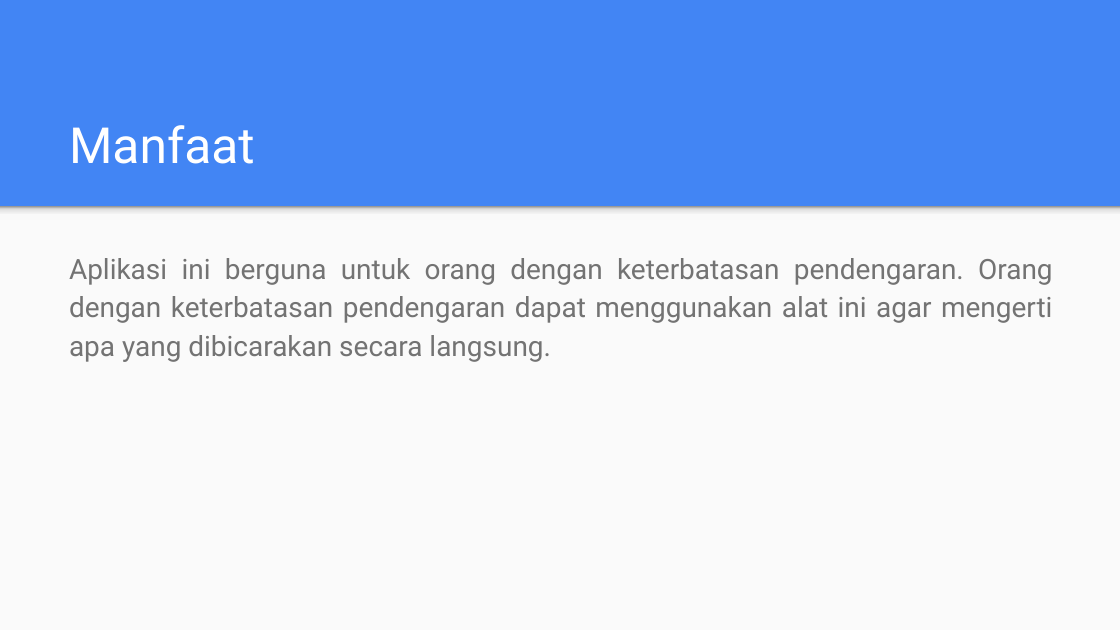
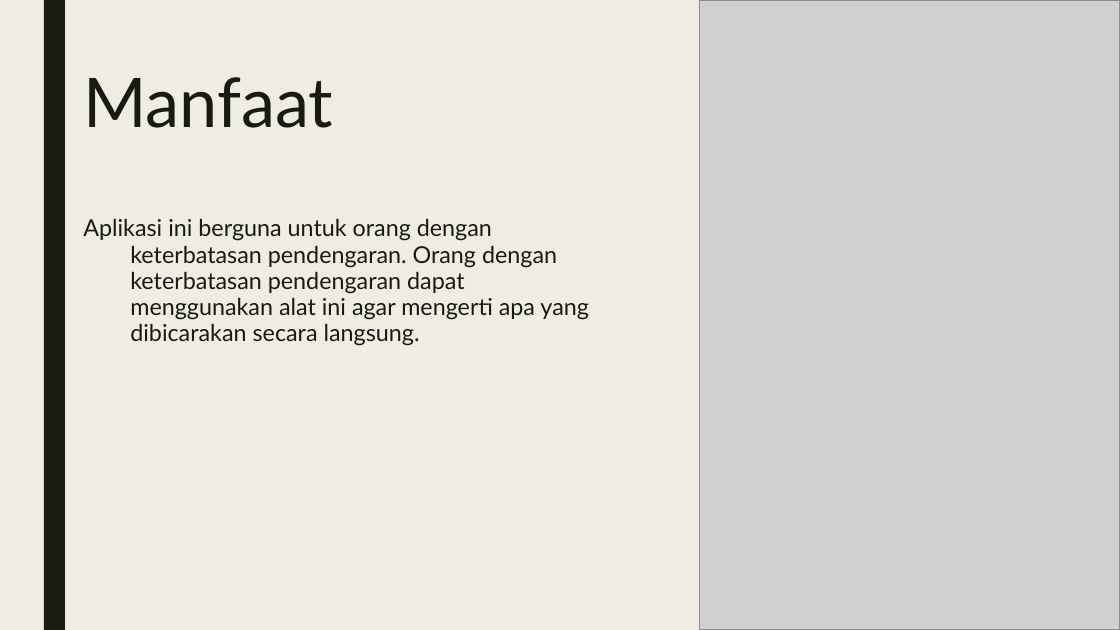
Before and after one commit to 2018-RealitasVirtualAugmentasi/tugas4-proposal-fp-ar-team-fuad, a slide deck: slide 8 of AUGMENTED REALITY.pptx. Drawn at 1120x630 pixels with LibreOffice and Linux fonts; fonts in the diff are those of the drawing; grey boxes stand for pictures. Boxes give left, top, right and bottom in pixels: in the first picture for what was removed or moved away, otherwise in the second. Text is boxed around its words. In the diff, an @@ line names an element or a change of style, - is before the commit and + after.

```diff
--- a/AUGMENTED REALITY.pptx
+++ b/AUGMENTED REALITY.pptx
@@ background #4285F4 to #EFEDE3 @@
@@ rectangle added at (44,0,65,629), fill #191B0E @@
@@ picture added at (699,0,1120,629) @@
@@ title "Manfaat": place and size @@
-title "Manfaat" at (69,125,255,164)
+title "Manfaat" at (83,77,333,128)
@@ title "Manfaat" at (83,77,333,128): size 32 to 44 pt, font Roboto to Lato, text colour #FFFFFF to #191B0E; line spacing 1 to 0.89; vertical alignment bottom to top @@
@@ rectangle removed at (0,206,1120,629) @@
@@ rectangle removed at (0,206,1120,220) @@
@@ text "Aplikasi ini berguna untuk orang ...": place and size @@
-text "Aplikasi ini berguna untuk orang ..." at (69,258,1053,362)
+text "Aplikasi ini berguna untuk orang ..." at (83,219,589,346)
@@ text "Aplikasi ini berguna untuk orang ..." at (83,219,589,346): size 18 to 15 pt, font Roboto to Lato, text colour #737373 to #191B0E; alignment justified to left; indent changed; line spacing 1.15 to 0.94; less space between paragraphs @@
```
Also in this commit, not shown: 7 other slides changed, 1 slide added, 1 slide removed.
